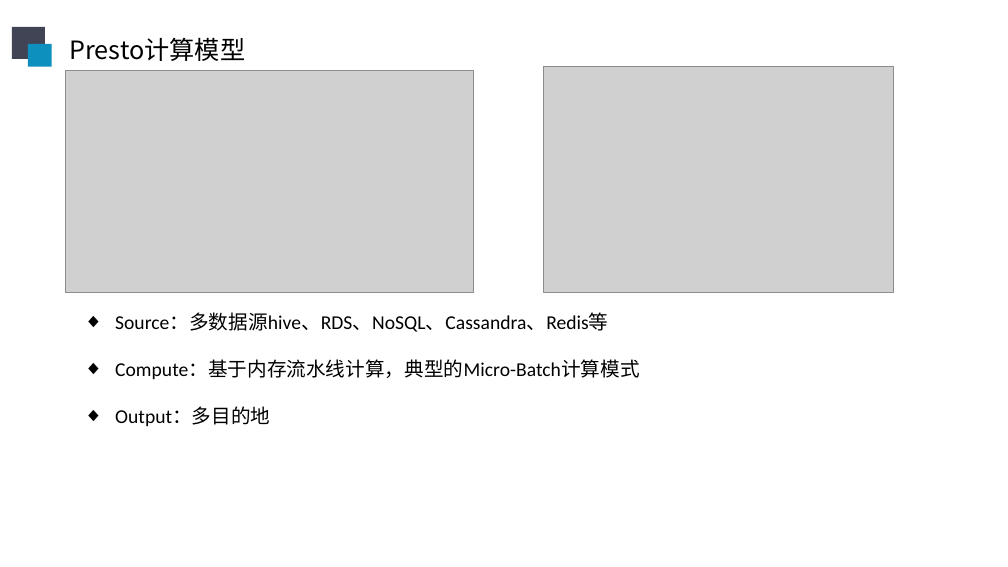
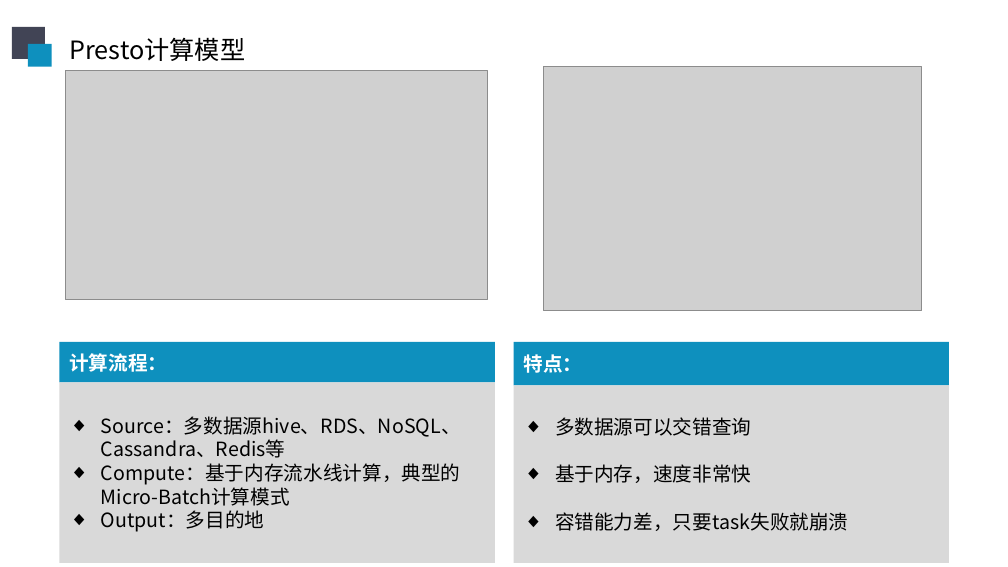
Before and after one commit to sunliangliang9201/interview_prepare, a slide deck: slide 9 of 在线阶段汇报20190606.pptx. Drawn at 1008x567 pixels with LibreOffice and Linux fonts; fonts in the diff are those of the drawing; grey boxes stand for pictures. Boxes give left, top, right and bottom in pixels: in the first picture for what was removed or moved away, otherwise in the second. Text is boxed around its words. In the diff, an @@ line names an element or a change of style, - is before the commit and + after.

```diff
--- a/在线阶段汇报20190606.pptx
+++ b/在线阶段汇报20190606.pptx
@@ picture: place and size @@
-picture at bbox=[66, 71, 474, 293]
+picture at bbox=[66, 71, 488, 300]
@@ picture: place and size @@
-picture at bbox=[543, 67, 893, 292]
+picture at bbox=[543, 67, 921, 310]
@@ rectangle added at bbox=[59, 342, 495, 382], fill #0E90BE, 14 pt, text #FFFFFF, bold @@
+计算流程：
@@ rectangle added at bbox=[514, 342, 950, 385], fill #0E90BE, 14 pt, text #FFFFFF, bold @@
+特点：
@@ rectangle "Source：多数据源hive、RDS、NoSQL、Cassandra、Redis等": place and size @@
-rectangle "Source：多数据源hive、RDS、NoSQL、Cassandra、Redis等" at bbox=[115, 313, 639, 426]
+rectangle "Source：多数据源hive、RDS、NoSQL、Cassandra、Redis等" at bbox=[59, 382, 495, 562]
@@ rectangle "Source：多数据源hive、RDS、NoSQL、Cassandra、Redis等" at bbox=[59, 382, 495, 562]: font Calibri to Noto Sans CJK SC; vertical alignment top to middle; fill none to #D9D9D9 @@
@@ rectangle added at bbox=[514, 385, 950, 562], fill #D9D9D9, 14 pt, text #000000 @@
+◆ 多数据源可以交错查询
+◆ 基于内存，速度非常快
+◆ 容错能力差，只要task失败就崩溃
```
Also in this commit, not shown: 6 other slides changed.
